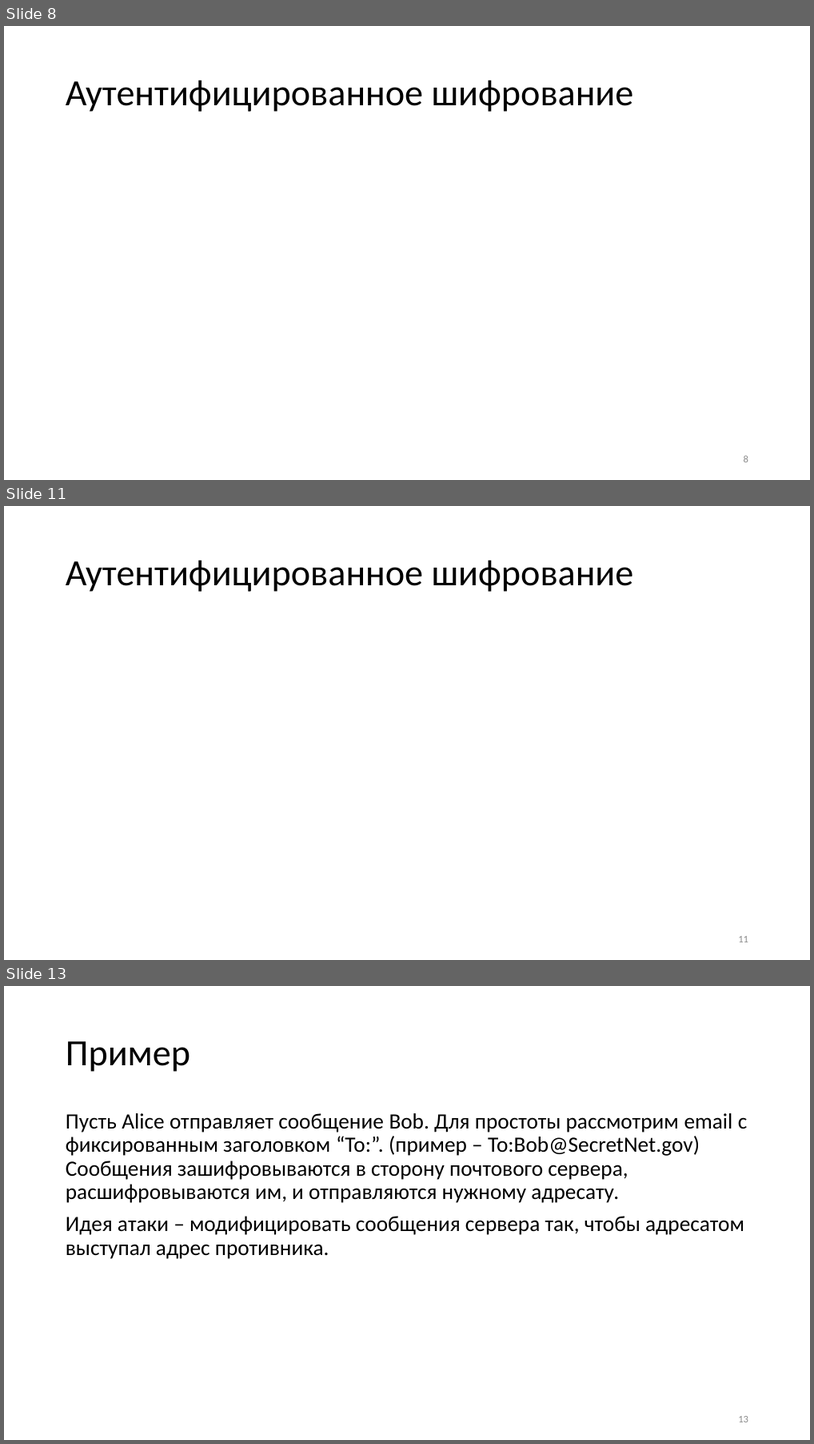
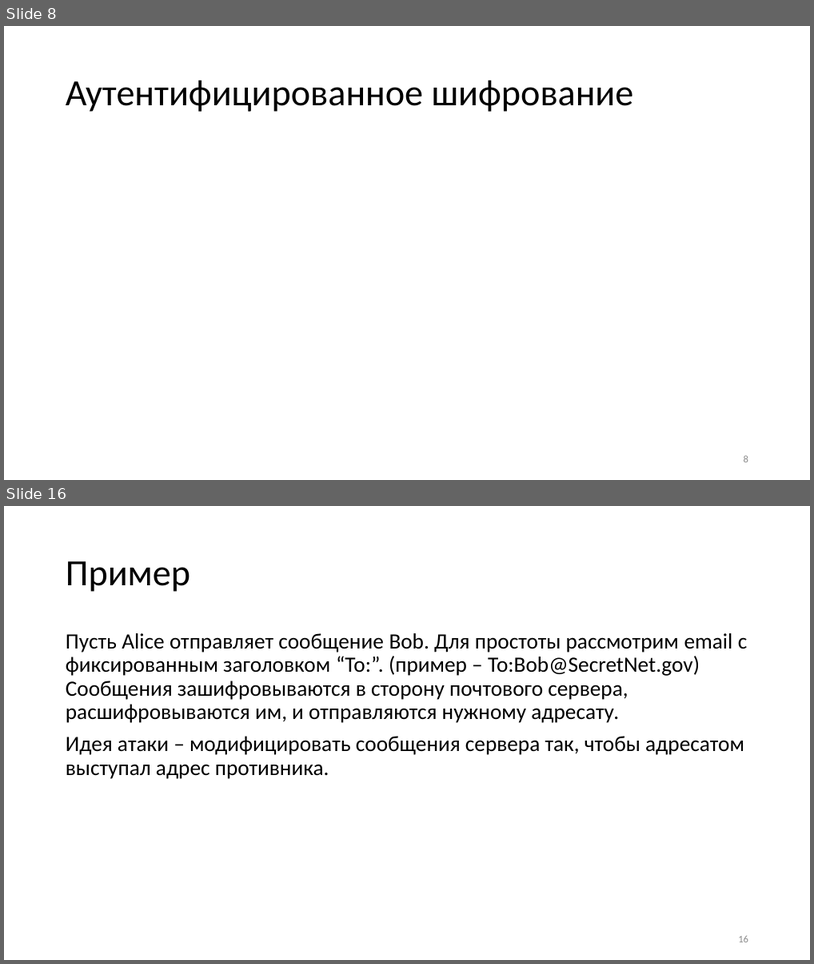
Before and after one commit to GeorgyFirsov-s-forks/CryptoLectures, a slide deck: Lectures/Lecture12.pptx. Shown one above the other, each under a label of ours: slides 8, 11 and 13 before the commit, slides 8 and 16 after it; the slides between them are not shown. The pictures are 814x1444 and 814x964 pixels, drawn with LibreOffice and Linux fonts; fonts in the diff are those of the drawing; grey boxes stand for pictures. Boxes give left, top, right and bottom in pixels: in the first picture for what was removed or moved away, otherwise in the second. Text is boxed around its words. In the diff, an @@ line names an element or a change of style, - is before the commit and + after.

```diff
--- a/Lectures/Lecture12.pptx
+++ b/Lectures/Lecture12.pptx
@@ slide 11 removed at (4,506,810,960), background #FFFFFF @@
@@ title removed at (66,560,634,592) @@
-Аутентифицированное шифрование
@@ page number removed at (738,936,749,942) @@
-11
@@ what was slide 13 is now slide 16 @@
@@ page number at (738,935,749,942): text changed @@
-13
+16
```
Also in this commit, not shown: 13 slides changed, 6 slides added, 2 other slides removed, 3 other files.
